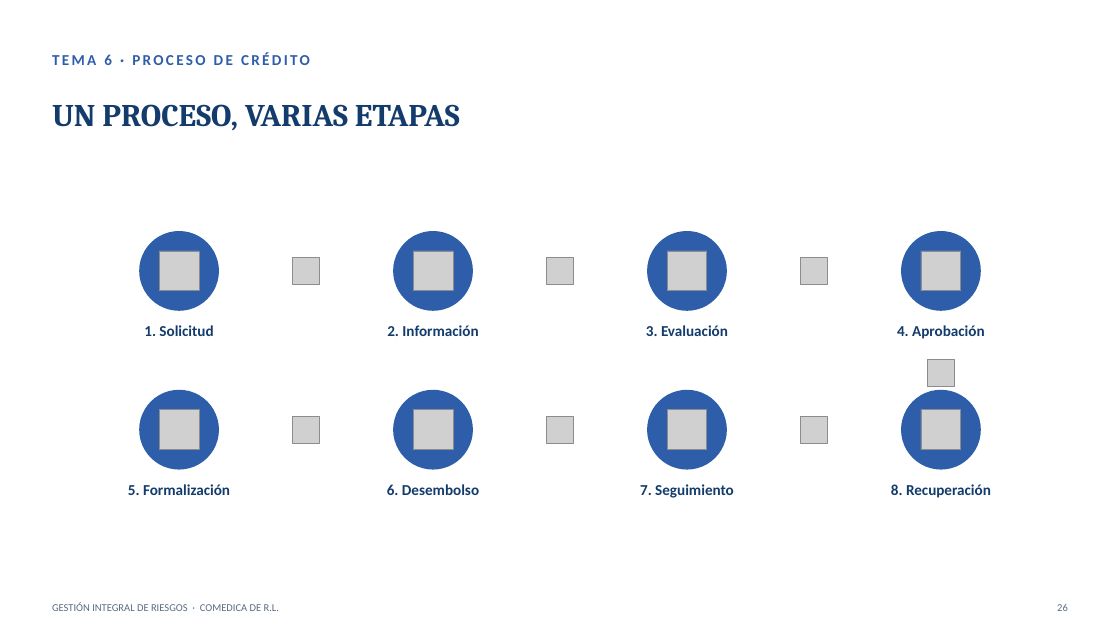
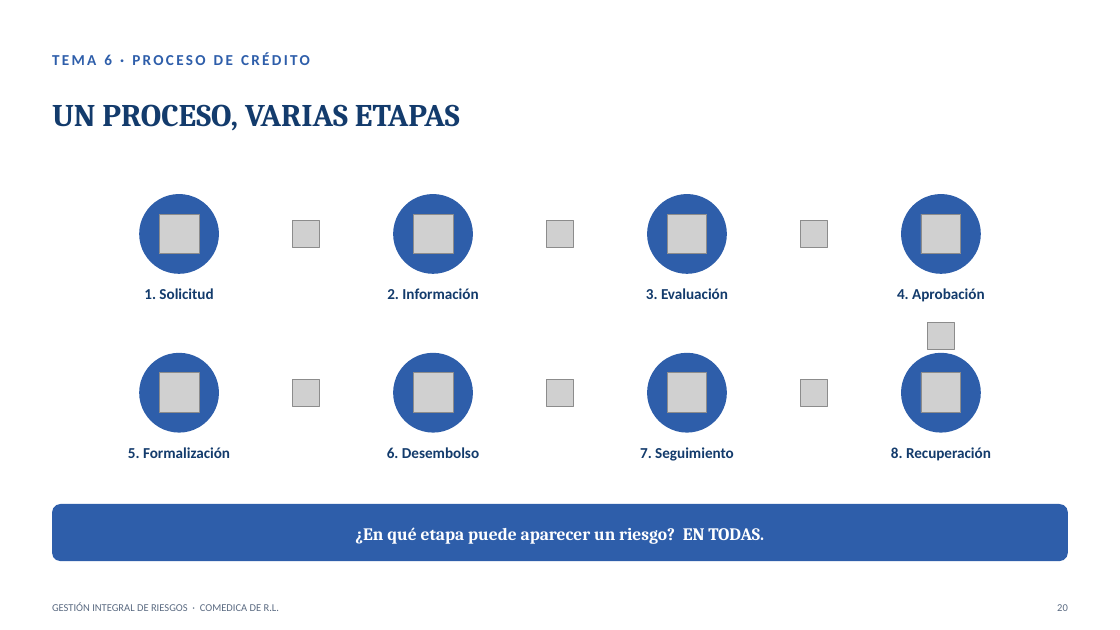
Before and after one commit to menjivar201280/riesgo, a slide deck: slide 20 of capacitacion-riesgos-2025/CAPACITACION_RIESGOS_2025.pptx (slide 26 before the commit). Drawn at 1120x630 pixels with LibreOffice and Linux fonts; fonts in the diff are those of the drawing; grey boxes stand for pictures. Boxes give left, top, right and bottom in pixels: in the first picture for what was removed or moved away, otherwise in the second. Text is boxed around its words. In the diff, an @@ line names an element or a change of style, - is before the commit and + after.

```diff
--- a/capacitacion-riesgos-2025/CAPACITACION_RIESGOS_2025.pptx
+++ b/capacitacion-riesgos-2025/CAPACITACION_RIESGOS_2025.pptx
@@ 12 pictures, 8 texts, 8 ellipses: place and size @@
-12 pictures, 8 texts, 8 ellipses at (128, 231, 991, 498)
+12 pictures, 8 texts, 8 ellipses at (128, 194, 991, 461)
@@ 3 pictures: place and size @@
-3 pictures at (292, 417, 828, 444)
+3 pictures at (292, 379, 828, 406)
@@ rounded rectangle added at (52, 504, 1068, 561), fill #2E5EAA @@
@@ text added at (355, 527, 764, 544), 15 pt, text #FFFFFF, bold @@
+¿En qué etapa puede aparecer un riesgo? EN TODAS.
```
Also in this commit, not shown: 26 other slides changed, 15 slides removed.
